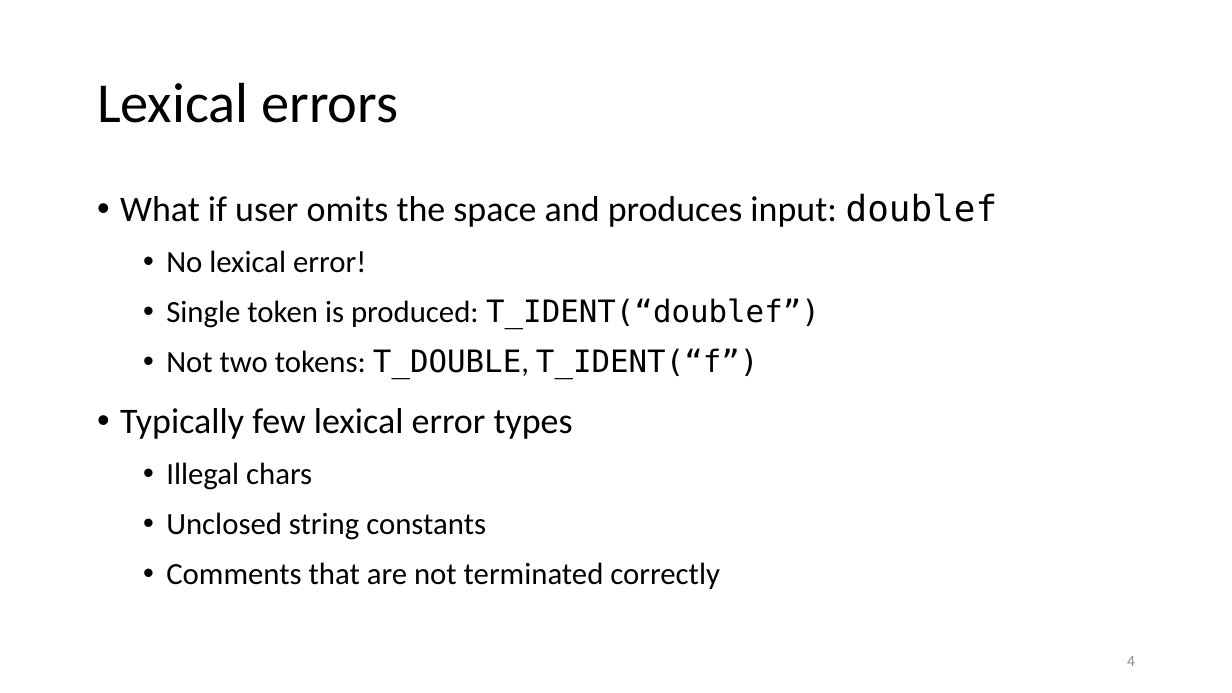
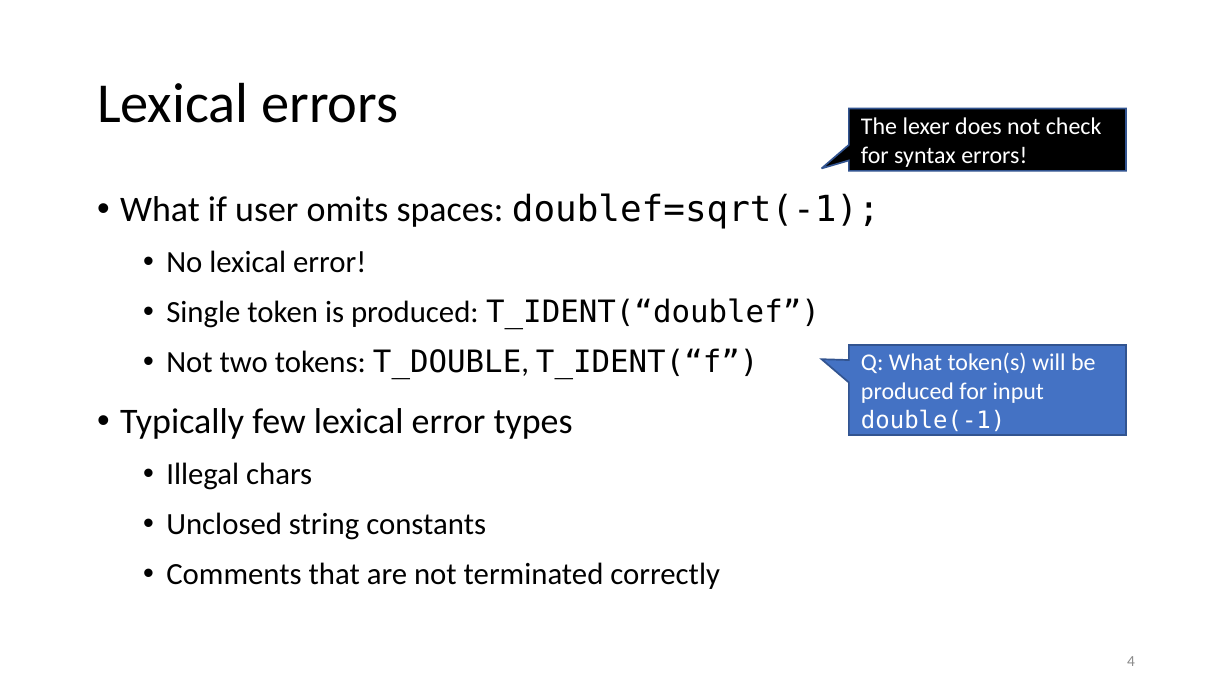
Before and after one commit to anoopsarkar/compilers-class, a slide deck: slide 4 of assets/ppt/lex/lex1-regexp-intro.pptx. Drawn at 1232x693 pixels with LibreOffice and Linux fonts; fonts in the diff are those of the drawing. Boxes give left, top, right and bottom in pixels: in the first picture for what was removed or moved away, otherwise in the second. Text is boxed around its words. In the diff, an @@ line names an element or a change of style, - is before the commit and + after.

```diff
--- a/assets/ppt/lex/lex1-regexp-intro.pptx
+++ b/assets/ppt/lex/lex1-regexp-intro.pptx
@@ speech box added at [849, 108, 1126, 171], fill #000000, outline #325491 1 pt, 14 pt, text #FFFFFF @@
+The lexer does not check for syntax errors!
@@ text at [120, 193, 880, 229]: text changed @@
-• What if user omits the space and produces input: doublef
+• What if user omits spaces: doublef=sqrt(-1);
@@ speech box added at [849, 345, 1126, 435], fill #4472C4, outline #325491 1 pt, 14 pt, text #FFFFFF @@
+Q: What token(s) will be produced for input double(-1)
```
Also in this commit, not shown: 12 other slides changed, 1 other file.
